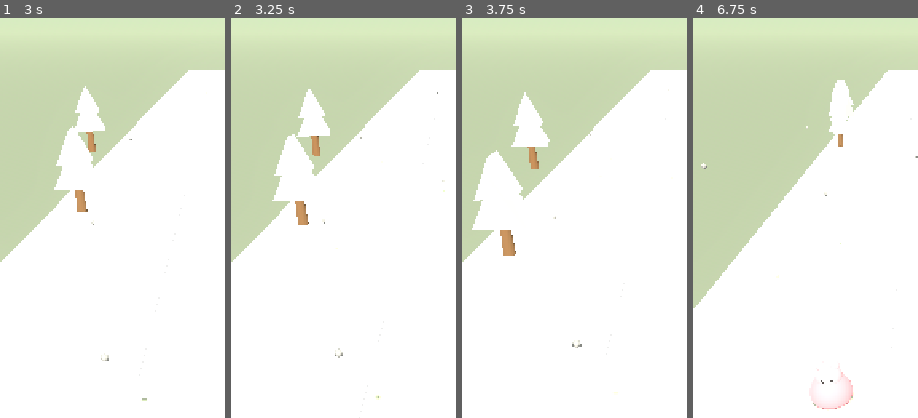
Above: before the commit, frames 1-4 (left to right).
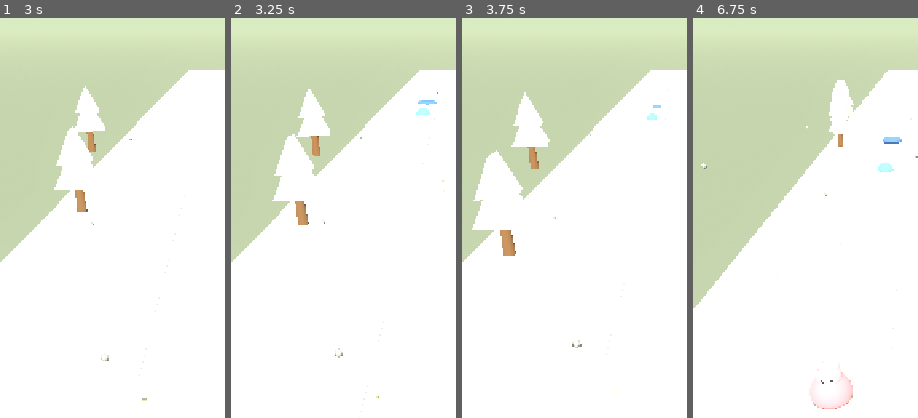
Above: after the commit, the same moments.

Repository: Wrexist/Runner
Game: Godot game, scene res://scenes/Main.tscn
The game is run twice, just before and just after one commit, with the same random seed, the same clock (stepped at 60 frames per second) and the same inputs.
Inputs (mouse positions are % of the whole screen's width and height, from its top left):
- Up to frame 1 (3 s): click "Play" at 0.5 s; click "Let's go!" at 1.25 s; tap Enter at 2 s; move the mouse to (72, 45) at 2.02 s; hold Right 2.03-2.75 s; click (72, 45) at 2.17 s; drag from (30, 55) to (45, 70) at 2.77 s
- Up to frame 2 (3.25 s): no input
- Up to frame 3 (3.75 s): move the mouse to (60, 28) at 3.52 s; hold Right from 3.53 s (still down)
- Up to frame 4 (6.75 s): release Right at 4.25 s; drag from (45, 70) to (20, 35) at 4.27 s; move the mouse to (80, 65) at 5.02 s; hold Left 5.03-5.75 s; drag from (20, 35) to (35, 25) at 5.77 s; move the mouse to (55, 50) at 6.52 s; hold Left from 6.53 s (still down); click (55, 50) at 6.67 s
The pictures show only the part of the screen within x 0-50%, y 10-60%; the shares and areas given below are measured in that part.

Frame 1 is identical in both runs. In frame 2, 0.2% of the frame differs, in the area x 82-92%, y 20-25%; in frame 3, less than 0.1%; in frame 4, 0.3%, in the area x 82-93%, y 29-39%.
Error before the commit: Parse Error: Cannot infer the type of "x" variable because the value doesn't have a set type. (res://core/Spawner.gd:95)

Commit message:
fix: resolve GDScript parse errors that broke project load
CI (real Godot 4.3) caught two classes of parse error my regex checks
missed — the project failed to LOAD:
- Spawner.gd: 'var x := (lane - ...)' can't infer type (lane is a Variant
  from the untyped lane array) -> cast float(lane).
- Tests.gd: nine 'var X := <expr>' on untyped-node properties/methods
  (before/owned/zf/zb/ok) can't infer -> explicit int/float/bool types.
Also fixed the lean test: in Godot 4.3 kill() leaves is_valid() true but
stops the tween, so assert is_running()==false. Verified locally:
'godot --headless res://tests/Tests.tscn' -> TESTS: ALL PASS, and the
project loads with no script/parse errors.

https://claude.ai/code/session_01S1TBhfiopKfM158sZ5HFvQ

Diff:
--- a/core/Spawner.gd
+++ b/core/Spawner.gd
@@ -92,7 +92,7 @@
 	var lanes := _choose_lanes(count)
 	for lane in lanes:
 		var color: String = colors[_rng.randi() % colors.size()]
-		var x := (lane - (lanes_count - 1) / 2.0) * lane_width
+		var x := (float(lane) - (lanes_count - 1) / 2.0) * lane_width
 		# Gem first (closer), cage behind it (further), same lane + color.
 		_spawn_one("gem", x, SPAWN_Z, color, lane)
 		_spawn_one("cage", x, SPAWN_Z - gem_cage_gap, color, lane)
--- a/tests/Tests.gd
+++ b/tests/Tests.gd
@@ -478,7 +478,7 @@
 	add_child(hud)   # triggers _ready: builds labels + connects signals
 	hud._on_score_changed(7)
 	_check("hud: score pop suppressed under reduce_motion", hud._score_label.scale == Vector2.ONE)
-	var before := hud._root.get_child_count()
+	var before: int = hud._root.get_child_count()
 	hud._float_text("Nice!")
 	_check("hud: floater still appears under reduce_motion (static)",
 		hud._root.get_child_count() == before + 1)
@@ -508,12 +508,15 @@
 	SaveManager.settings["reduce_motion"] = false
 	var p = preload("res://scenes/Player.tscn").instantiate()   # untyped for dynamic access
 	add_child(p)
+	p._lane_cooldown_time = 0.0   # isolate the lean-stack check from the lane cooldown
 	p.move_lane(1)
 	var first: Tween = p._lean_tween
 	p.move_lane(-1)
-	_check("lean: previous tween killed on a new lean", first == null or not first.is_valid())
-	_check("lean: exactly one current lean tween tracked",
-		p._lean_tween != null and p._lean_tween.is_valid())
+	# NOTE: in Godot 4.3 kill() leaves is_valid()==true but stops the tween, so the
+	# "killed" check is is_running()==false (not is_valid()).
+	_check("lean: previous tween stopped on a new lean", first == null or not first.is_running())
+	_check("lean: a fresh lean tween is now running",
+		p._lean_tween != null and p._lean_tween.is_running())
 	p.free()
 	SaveManager.settings["reduce_motion"] = prev
 
@@ -536,7 +539,7 @@
 	GameCore.rescue_critter("bunny")    # score now >=50: earns bunny + hedgehog
 	_check("signal: critter_unlocked fires for newly-earned critters",
 		"hedgehog" in got["unlocked"] and "bunny" in got["unlocked"])
-	var owned := got["unlocked"].size()
+	var owned: int = got["unlocked"].size()
 	GameCore.rescue_critter("bunny")    # already owned → no refire
 	_check("signal: critter_unlocked does not refire for owned critters",
 		got["unlocked"].size() == owned)
@@ -750,7 +753,7 @@
 func _test_points_popped() -> void:
 	var hud = preload("res://ui/HUD.gd").new()
 	add_child(hud)
-	var before := hud._root.get_child_count()
+	var before: int = hud._root.get_child_count()
 	hud._on_points_popped(7, Vector3.ZERO)
 	_check("popups: +N floater mounts", hud._root.get_child_count() == before + 1)
 	hud._on_points_popped(0, Vector3.ZERO)
@@ -779,7 +782,7 @@
 	var hud = preload("res://ui/HUD.gd").new()
 	add_child(hud)
 	var before_score := GameCore.score
-	var before := hud._root.get_child_count()
+	var before: int = hud._root.get_child_count()
 	GameCore.near_miss.emit()
 	_check("near-miss: a floater appears", hud._root.get_child_count() == before + 1)
 	_check("near-miss: score is unchanged", GameCore.score == before_score)
@@ -789,7 +792,7 @@
 func _test_celebration_feedback() -> void:
 	var hud = preload("res://ui/HUD.gd").new()
 	add_child(hud)
-	var before := hud._root.get_child_count()
+	var before: int = hud._root.get_child_count()
 	hud._on_milestone("rescues", 25)
 	_check("milestone: celebration floater shown", hud._root.get_child_count() == before + 1)
 	hud._on_critter_unlocked("bunny")
@@ -984,7 +987,7 @@
 	# Reduce-motion freezes the scroll.
 	SaveManager.settings["reduce_motion"] = true
 	var frozen = sc._live[0]
-	var zf := frozen.position.z
+	var zf: float = frozen.position.z
 	sc._process(0.3)
 	_check("scenery: frozen under reduce_motion", frozen.position.z == zf)
 	# Motion on: a prop well before recycle advances forward.
@@ -995,7 +998,7 @@
 			mover = p
 			break
 	if mover != null:
-		var zb := mover.position.z
+		var zb: float = mover.position.z
 		sc._process(0.1)
 		_check("scenery: scrolls forward during play", mover.position.z > zb)
 	GameCore.go_to_menu()
@@ -1022,7 +1025,7 @@
 	GameCore.start_run()
 	SaveManager.settings["reduce_motion"] = true
 	var d0 = lm._dashes[0]
-	var zb := d0.position.z
+	var zb: float = d0.position.z
 	lm._process(0.3)
 	_check("markers: frozen under reduce_motion", d0.position.z == zb)
 	_check("markers: still drawn under reduce_motion", lm._dashes.size() > 0)
@@ -1082,7 +1085,7 @@
 		ThemeManager.load_theme(id)
 		var sc = preload("res://core/Scenery.gd").new()
 		add_child(sc)
-		var ok := sc._live.size() > 0
+		var ok: bool = sc._live.size() > 0
 		for p in sc._live:
 			if absf(p.position.x) < sc._play_half or p.get_child_count() == 0:
 				ok = false
